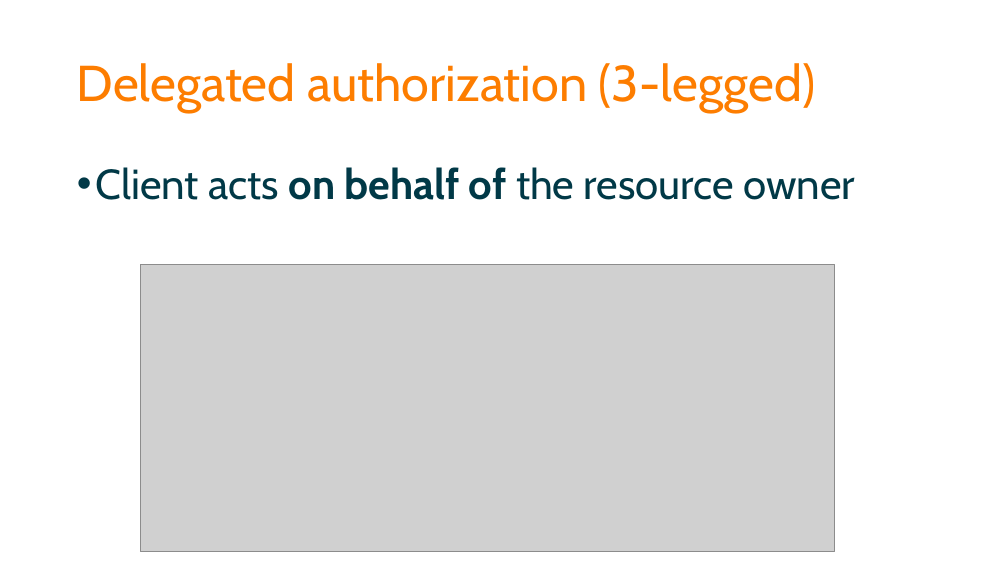
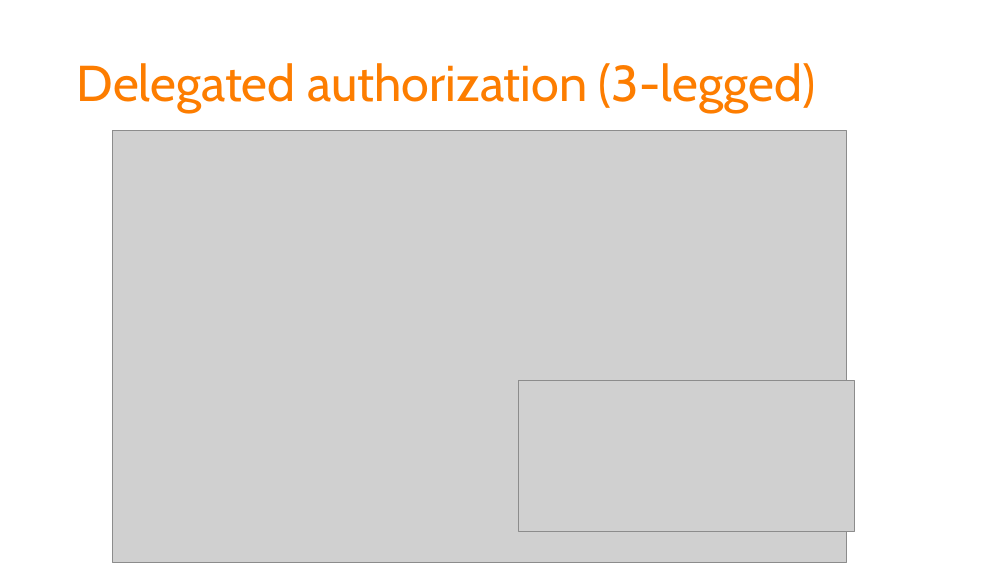
Before and after one commit to spetryjohnson/Securing-Your-API-Endpoints, a slide deck: slide 53 of Securing Your API Endpoints.pptx. Drawn at 1008x567 pixels with LibreOffice and Linux fonts; fonts in the diff are those of the drawing; grey boxes stand for pictures. Boxes give left, top, right and bottom in pixels: in the first picture for what was removed or moved away, otherwise in the second. Text is boxed around its words. In the diff, an @@ line names an element or a change of style, - is before the commit and + after.

```diff
--- a/Securing Your API Endpoints.pptx
+++ b/Securing Your API Endpoints.pptx
@@ picture: place and size @@
-picture at <box>140,265,835,552</box>
+picture at <box>112,131,846,563</box>
@@ text removed at <box>96,167,855,200</box> @@
-• Client acts on behalf of the resource owner
@@ picture added at <box>519,381,854,532</box> @@
```
Also in this commit, not shown: 1 other slide changed, 1 other file.
